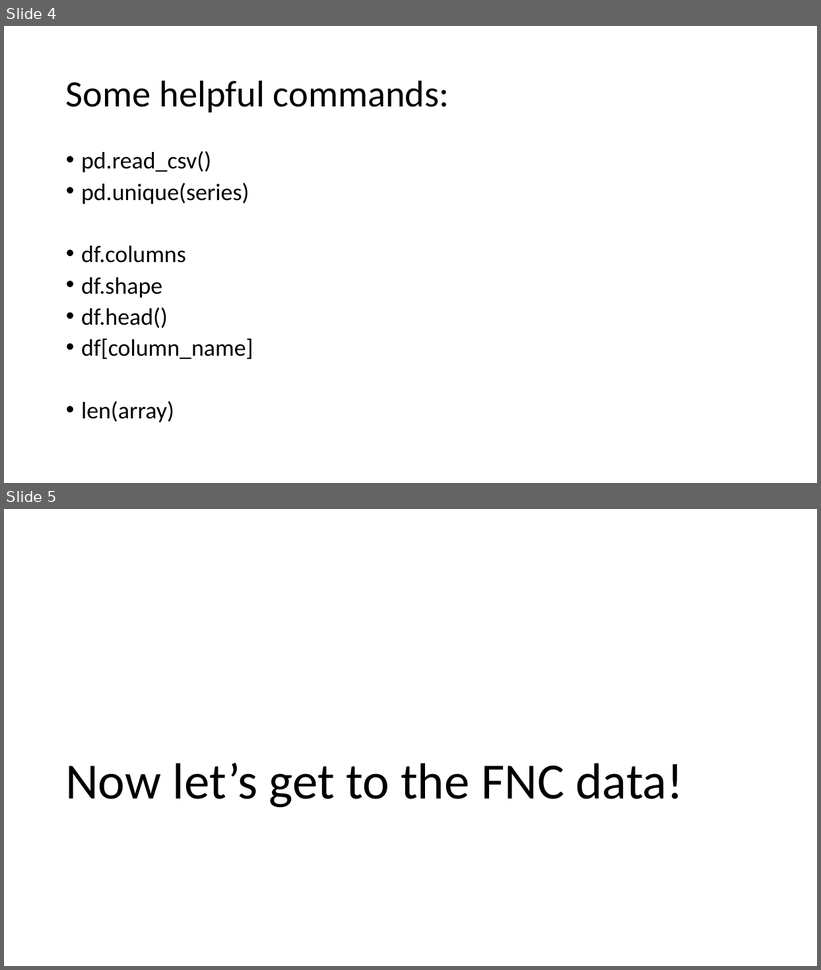
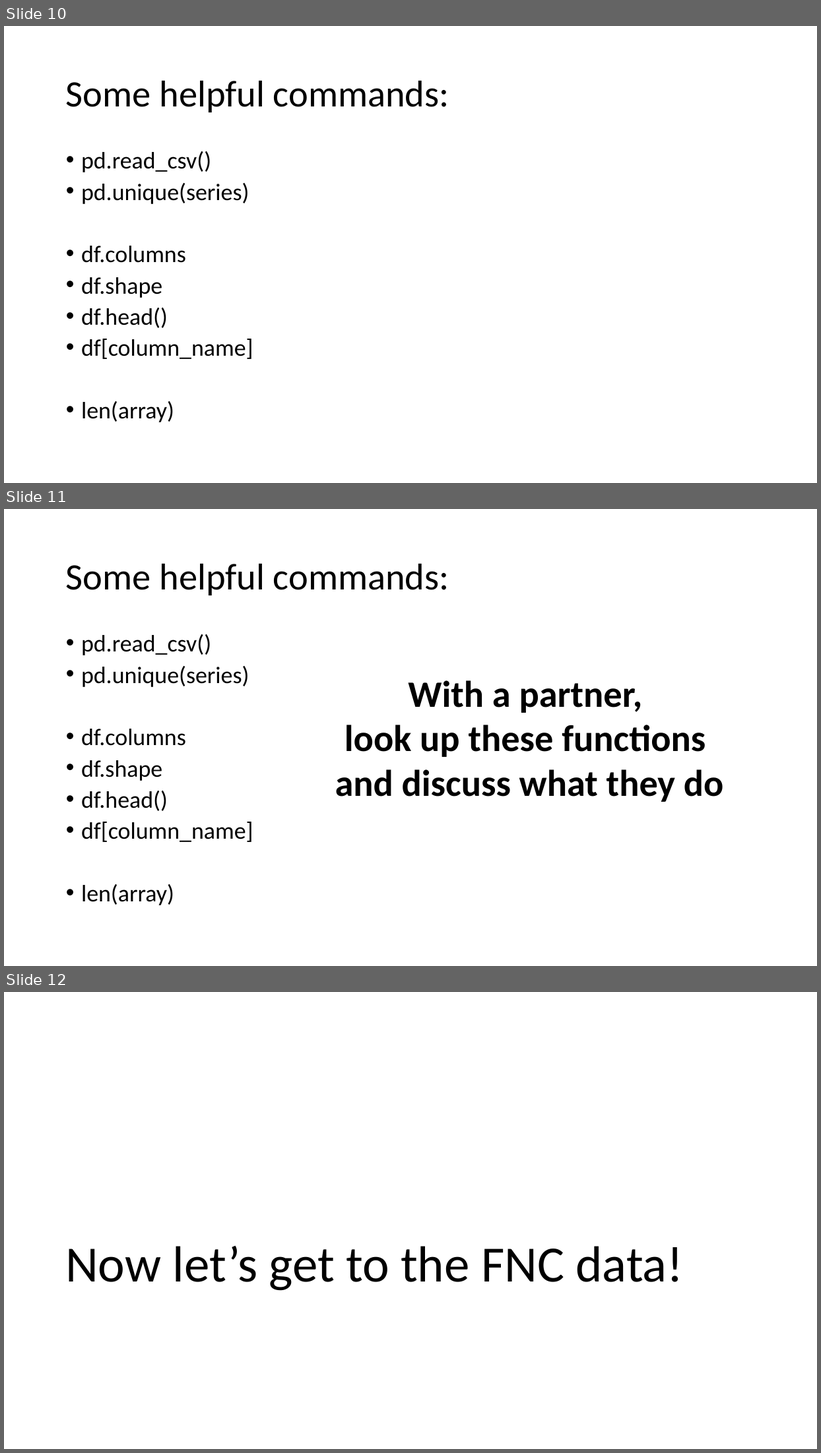
Before and after one commit to cchen23/AI4ALL_NLP, a slide deck: Slides/Day2_LoadingTheData.pptx. Shown one above the other, each under a label of ours: slides 4 and 5 before the commit, slides 10, 11 and 12 after it. The pictures are 821x970 and 821x1453 pixels, drawn with LibreOffice and Linux fonts; fonts in the diff are those of the drawing. Boxes give left, top, right and bottom in pixels: in the first picture for what was removed or moved away, otherwise in the second. Text is boxed around its words. In the diff, an @@ line names an element or a change of style, - is before the commit and + after.

```diff
--- a/Slides/Day2_LoadingTheData.pptx
+++ b/Slides/Day2_LoadingTheData.pptx
@@ slide 11 added at (x1=4, y1=509, x2=817, y2=966), background #FFFFFF @@
@@ title added at (x1=66, y1=563, x2=450, y2=595), 44 pt, text #000000 @@
+Some helpful commands:
@@ text added at (x1=81, y1=634, x2=253, y2=906), 28 pt, text #000000 @@
+• pd.read_csv()
+• pd.unique(series)
+• df.columns
+• df.shape
+• df.head()
+• df[column_name]
+• len(array)
@@ text added at (x1=335, y1=681, x2=724, y2=802), 44 pt, text #000000, bold @@
+With a partner,
+look up these functions
+and discuss what they do
@@ what was slide 4 is now slide 10 @@
@@ what was slide 5 is now slide 12 @@
```
Also in this commit, not shown: 8 other slides added, 1 other file.
